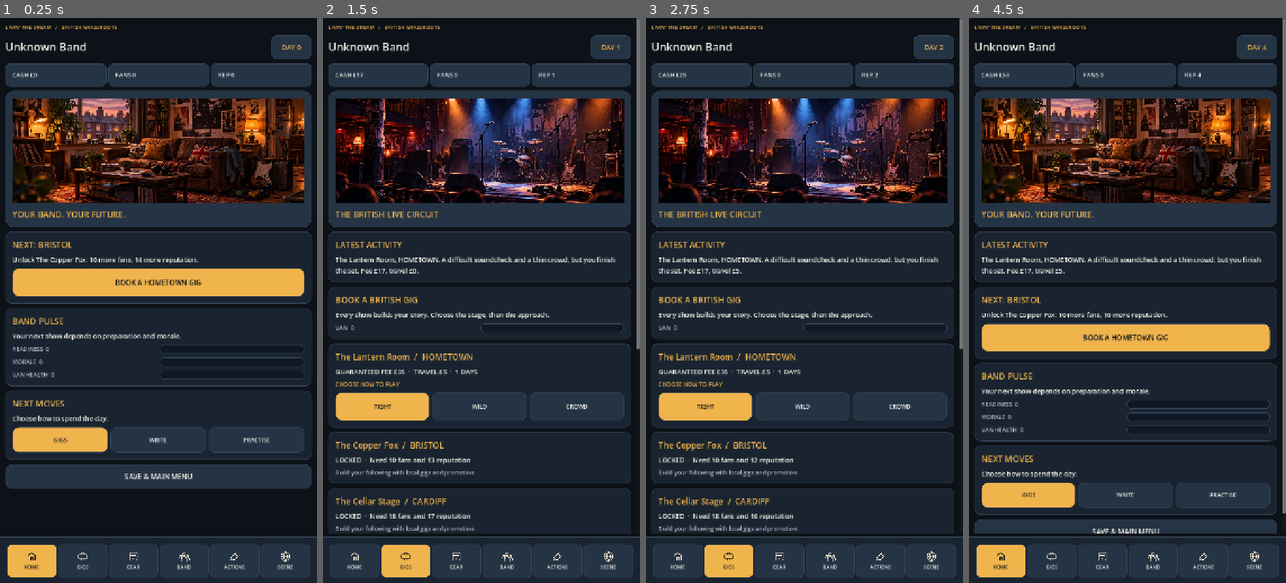
Above: before the commit, frames 1-4 (left to right).
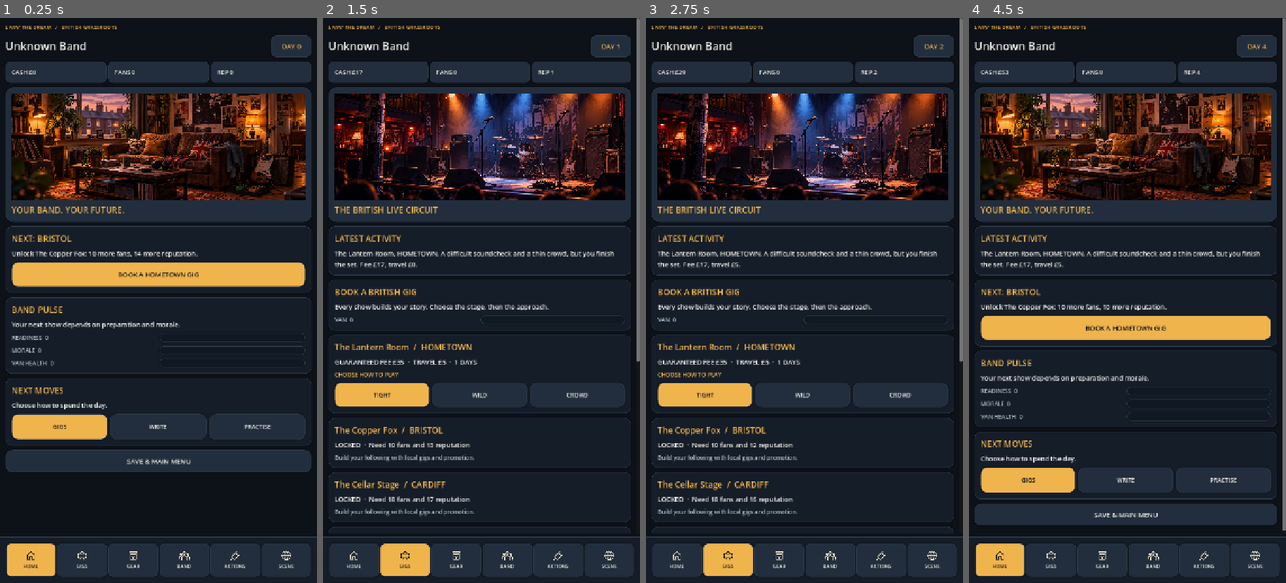
Above: after the commit, the same moments.

Repository: alimuir654-rgb/BandMaster
Game: Godot game, scene res://Scenes/CareerHub.tscn
The game is run twice, just before and just after one commit, with the same random seed, the same clock (stepped at 60 frames per second) and the same inputs. This scene is started directly instead of the project's main scene.
Inputs (mouse positions are in pixels of both pictures, inside the frame that each line leads up to):
- Up to frame 1 (0.25 s): no input
- Up to frame 2 (1.5 s): click "GIGS" at 0.5 s; click "TIGHT" at 1.25 s
- Up to frame 3 (2.75 s): click "TIGHT" at 2 s
- Up to frame 4 (4.5 s): click "WILD" at 2.75 s; click "CROWD" at 3.5 s; click (1000, 560) at 4.27 s

The runs differ from the first frame. In frame 1, 28% of the frame differs, in the area x 1-99%, y 4-99%; in frame 2, 24%; in frame 3, 24%; in frame 4, 28%, in the area x 1-100%, y 4-99%.
Error in both runs: Invalid access to property or key 'band' on a base object of type 'Dictionary'. (res://Scripts/career_hub.gd:439)

Commit message:
design: editorial palette, subtle elevation and consistent compact controls

Diff:
--- a/Scripts/ui_theme.gd
+++ b/Scripts/ui_theme.gd
@@ -1,8 +1,8 @@
 extends RefCounted
 
 const BG := Color("#0D1118")
-const PANEL := Color("#1A2430")
-const ALT := Color("#253444")
+const PANEL := Color("#151D28")
+const ALT := Color("#222E3D")
 const AMBER := Color("#F0B44D")
 const WHITE := Color("#F2F0E9")
 const MUTED := Color("#B0BAC5")
@@ -11,15 +11,17 @@
  var box := StyleBoxFlat.new()
  box.bg_color = fill
  box.set_corner_radius_all(radius)
- box.set_content_margin_all(16)
- box.border_color = Color("#334357")
+ box.set_content_margin_all(14)
+ box.border_color = Color("#2A3747")
  box.set_border_width_all(1)
+ box.shadow_color = Color(0,0,0,0.18)
+ box.shadow_size = 4
  return box
 
 static func button(label: String, primary: bool = false) -> Button:
  var item := Button.new()
  item.text = label
- item.custom_minimum_size.y = 64
+ item.custom_minimum_size.y = 56
  item.size_flags_horizontal = Control.SIZE_EXPAND_FILL
  var fill := AMBER if primary else ALT
  var foreground := BG if primary else WHITE
@@ -29,7 +31,7 @@
  item.add_theme_color_override("font_color",foreground)
  item.add_theme_color_override("font_hover_color",foreground)
  item.add_theme_color_override("font_pressed_color",foreground)
- item.add_theme_font_size_override("font_size",16)
+ item.add_theme_font_size_override("font_size",15)
  item.add_theme_color_override("font_focus_color",foreground)
  item.add_theme_stylebox_override("focus",style(AMBER.darkened(0.52),12))
  item.add_theme_stylebox_override("disabled",style(Color("#1A212A"),12))
@@ -46,3 +48,17 @@
  fill.set_content_margin_all(0)
  bar.add_theme_stylebox_override("background",back)
  bar.add_theme_stylebox_override("fill",fill)
+
+static func flat(fill: Color, radius: int = 0) -> StyleBoxFlat:
+ var box := StyleBoxFlat.new()
+ box.bg_color = fill
+ box.set_corner_radius_all(radius)
+ box.set_content_margin_all(0)
+ return box
+
+static func accent_card() -> StyleBoxFlat:
+ var box := style(PANEL,12)
+ box.border_color = Color("#3E4B5A")
+ box.border_width_left = 4
+ box.border_color = AMBER.darkened(0.16)
+ return box
